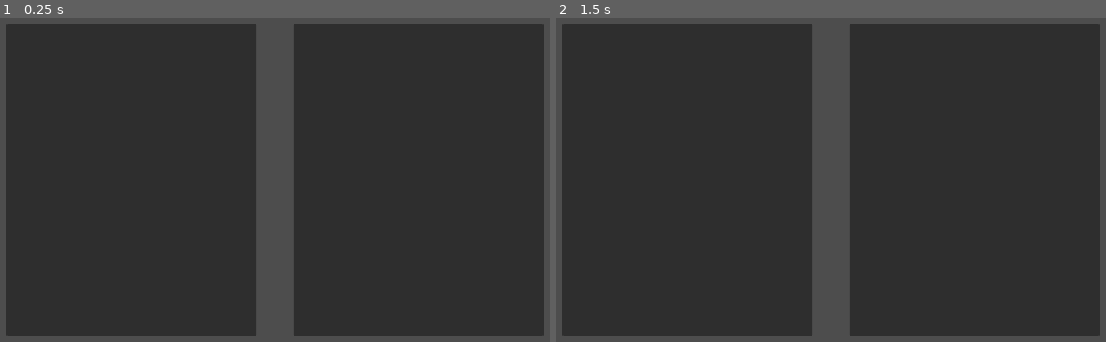
Above: before the commit, frames 1-2 (left to right).
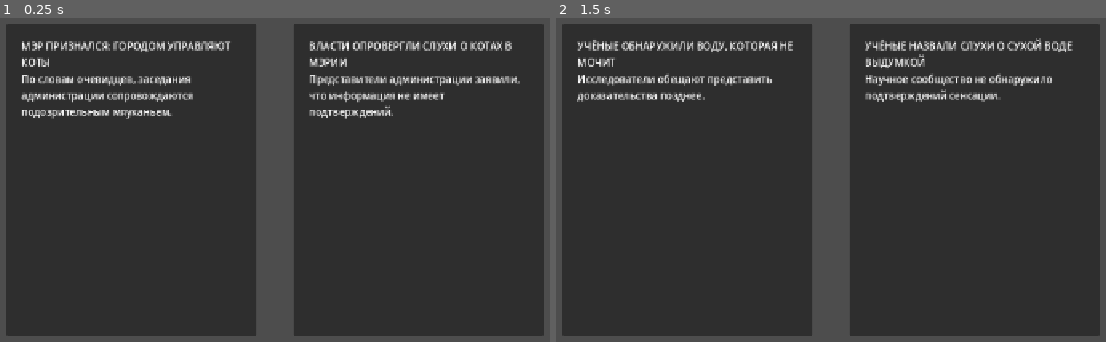
Above: after the commit, the same moments.

Repository: Pokimonchick/DisinfoJam
Game: Godot game, scene res://Scenes/main.tscn
Two runs of this game, one before a commit and one after it. Both use one fixed random seed, a clock stepped at 60 frames per second and the inputs below.
Inputs (mouse positions are in pixels of both pictures, inside the frame that each line leads up to):
- Up to frame 1 (0.25 s): no input
- Up to frame 2 (1.5 s): tap Enter at 0.5 s; move the mouse to (1007, 157) at 0.52 s; click (1007, 157) at 0.67 s; tap Space at 1.25 s; move the mouse to (671, 202) at 1.27 s; click (671, 202) at 1.42 s

The runs differ from the first frame. In frame 1, 4.6% of the frame differs, in the area x 3-95%, y 7-32%; in frame 2, 4.0%.

Commit message:
add article selection flow

Diff:
--- /dev/null
+++ b/Scenes/article.tscn
@@ -0,0 +1,25 @@
+[gd_scene format=3 uid="uid://dqovo0obwk8im"]
+
+[ext_resource type="Script" uid="uid://d1t5j4es3puhn" path="res://Scripts/article.gd" id="1_3tpuc"]
+
+[node name="Article" type="PanelContainer" unique_id=817081995]
+custom_minimum_size = Vector2(400, 500)
+script = ExtResource("1_3tpuc")
+
+[node name="MarginContainer" type="MarginContainer" parent="." unique_id=658487395]
+layout_mode = 2
+theme_override_constants/margin_left = 24
+theme_override_constants/margin_top = 24
+theme_override_constants/margin_right = 24
+theme_override_constants/margin_bottom = 24
+
+[node name="VBoxContainer" type="VBoxContainer" parent="MarginContainer" unique_id=93404788]
+layout_mode = 2
+
+[node name="Headline" type="Label" parent="MarginContainer/VBoxContainer" unique_id=679456287]
+layout_mode = 2
+autowrap_mode = 3
+
+[node name="Body" type="Label" parent="MarginContainer/VBoxContainer" unique_id=2024591994]
+layout_mode = 2
+autowrap_mode = 3
--- /dev/null
+++ b/Scenes/main.gd
@@ -0,0 +1,63 @@
+extends Node2D
+
+var article_pairs = [
+	{
+		"left": {
+			"headline": "МЭР ПРИЗНАЛСЯ: ГОРОДОМ УПРАВЛЯЮТ КОТЫ",
+			"body": "По словам очевидцев, заседания администрации сопровождаются подозрительным мяуканьем."
+		},
+		"right": {
+			"headline": "ВЛАСТИ ОПРОВЕРГЛИ СЛУХИ О КОТАХ В МЭРИИ",
+			"body": "Представители администрации заявили, что информация не имеет подтверждений."
+		}
+	},
+	{
+		"left": {
+			"headline": "УЧЁНЫЕ ОБНАРУЖИЛИ ВОДУ, КОТОРАЯ НЕ МОЧИТ",
+			"body": "Исследователи обещают представить доказательства позднее."
+		},
+		"right": {
+			"headline": "УЧЁНЫЕ НАЗВАЛИ СЛУХИ О СУХОЙ ВОДЕ ВЫДУМКОЙ",
+			"body": "Научное сообщество не обнаружило подтверждений сенсации."
+		}
+	}
+]
+
+var current_pair_index := 0
+
+@onready var left_article = $GameUI/Desk/CenterContainer/HBoxContainer/LeftArticle
+@onready var right_article = $GameUI/Desk/CenterContainer/HBoxContainer/RightArticle
+
+func _ready() -> void:
+	left_article.selected.connect(_on_left_article_selected)
+	right_article.selected.connect(_on_right_article_selected)
+	show_current_pair()
+
+func show_current_pair() -> void:
+	var pair = article_pairs[current_pair_index]
+
+	left_article.setup(
+		pair["left"]["headline"],
+		pair["left"]["body"]
+	)
+
+	right_article.setup(
+		pair["right"]["headline"],
+		pair["right"]["body"]
+	)
+
+func next_pair() -> void:
+	current_pair_index += 1
+
+	if current_pair_index < article_pairs.size():
+		show_current_pair()
+	else:
+		print("Все пары закончились")
+
+func _on_left_article_selected() -> void:
+	print("Выбрана левая статья")
+	next_pair()
+
+func _on_right_article_selected() -> void:
+	print("Выбрана правая статья")
+	next_pair()
--- a/Scenes/main.tscn
+++ b/Scenes/main.tscn
@@ -1,6 +1,10 @@
 [gd_scene format=3 uid="uid://xd5ofxh2mi8c"]
 
+[ext_resource type="Script" uid="uid://orwbuqsmw846" path="res://Scenes/main.gd" id="1_bo1nx"]
+[ext_resource type="PackedScene" uid="uid://dqovo0obwk8im" path="res://Scenes/article.tscn" id="1_jjgbg"]
+
 [node name="Main" type="Node2D" unique_id=943770934]
+script = ExtResource("1_bo1nx")
 
 [node name="GameUI" type="CanvasLayer" parent="." unique_id=137417381]
 
@@ -24,34 +28,8 @@
 layout_mode = 2
 theme_override_constants/separation = 60
 
-[node name="LeftArticle" type="PanelContainer" parent="GameUI/Desk/CenterContainer/HBoxContainer" unique_id=126932690]
-custom_minimum_size = Vector2(400, 500)
+[node name="LeftArticle" parent="GameUI/Desk/CenterContainer/HBoxContainer" unique_id=817081995 instance=ExtResource("1_jjgbg")]
 layout_mode = 2
 
-[node name="MarginContainer" type="MarginContainer" parent="GameUI/Desk/CenterContainer/HBoxContainer/LeftArticle" unique_id=666640118]
+[node name="RightArticle" parent="GameUI/Desk/CenterContainer/HBoxContainer" unique_id=626533618 instance=ExtResource("1_jjgbg")]
 layout_mode = 2
-
-[node name="VBoxContainer" type="VBoxContainer" parent="GameUI/Desk/CenterContainer/HBoxContainer/LeftArticle/MarginContainer" unique_id=556481962]
-layout_mode = 2
-
-[node name="Headline" type="Label" parent="GameUI/Desk/CenterContainer/HBoxContainer/LeftArticle/MarginContainer/VBoxContainer" unique_id=488824075]
-layout_mode = 2
-
-[node name="Body" type="Label" parent="GameUI/Desk/CenterContainer/HBoxContainer/LeftArticle/MarginContainer/VBoxContainer" unique_id=1159099728]
-layout_mode = 2
-
-[node name="RightArticle" type="PanelContainer" parent="GameUI/Desk/CenterContainer/HBoxContainer" unique_id=1960696097]
-custom_minimum_size = Vector2(400, 500)
-layout_mode = 2
-
-[node name="MarginContainer" type="MarginContainer" parent="GameUI/Desk/CenterContainer/HBoxContainer/RightArticle" unique_id=560491903]
-layout_mode = 2
-
-[node name="VBoxContainer" type="VBoxContainer" parent="GameUI/Desk/CenterContainer/HBoxContainer/RightArticle/MarginContainer" unique_id=1323923758]
-layout_mode = 2
-
-[node name="Headline" type="Label" parent="GameUI/Desk/CenterContainer/HBoxContainer/RightArticle/MarginContainer/VBoxContainer" unique_id=1877141546]
-layout_mode = 2
-
-[node name="Body" type="Label" parent="GameUI/Desk/CenterContainer/HBoxContainer/RightArticle/MarginContainer/VBoxContainer" unique_id=1566507793]
-layout_mode = 2
--- /dev/null
+++ b/Scripts/article.gd
@@ -0,0 +1,15 @@
+extends PanelContainer
+
+signal selected
+
+@onready var headline_label = $MarginContainer/VBoxContainer/Headline
+@onready var body_label = $MarginContainer/VBoxContainer/Body
+
+func setup(headline: String, body: String) -> void:
+	headline_label.text = headline
+	body_label.text = body
+
+func _gui_input(event: InputEvent) -> void:
+	if event is InputEventMouseButton:
+		if event.button_index == MOUSE_BUTTON_LEFT and event.pressed:
+			selected.emit()
Not shown, added: Scenes/main.gd.uid
Not shown, added: Scripts/article.gd.uid
